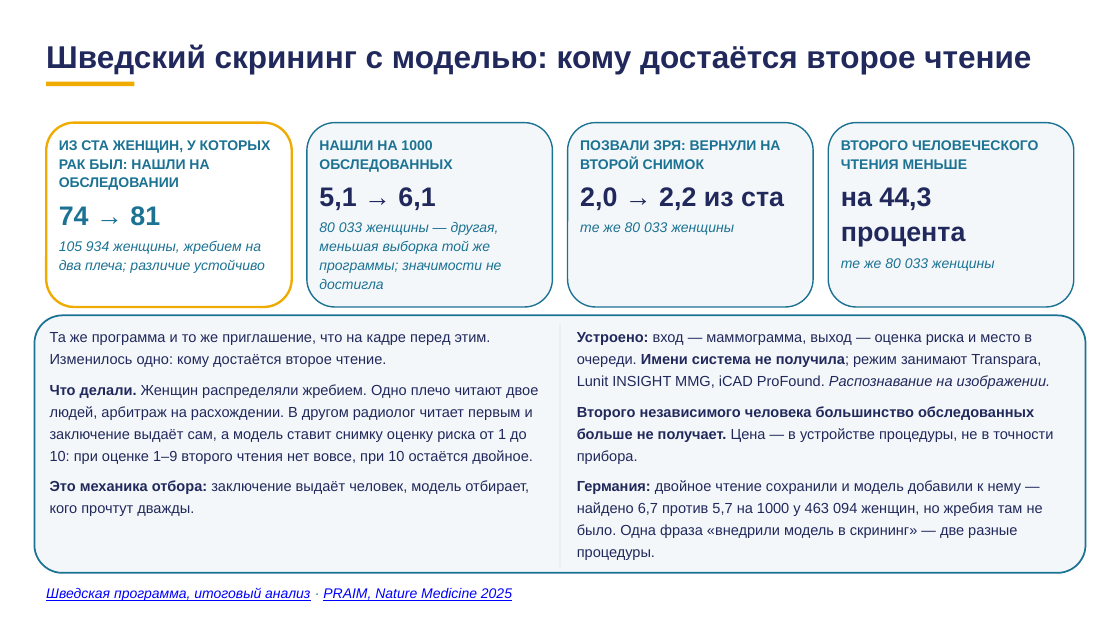
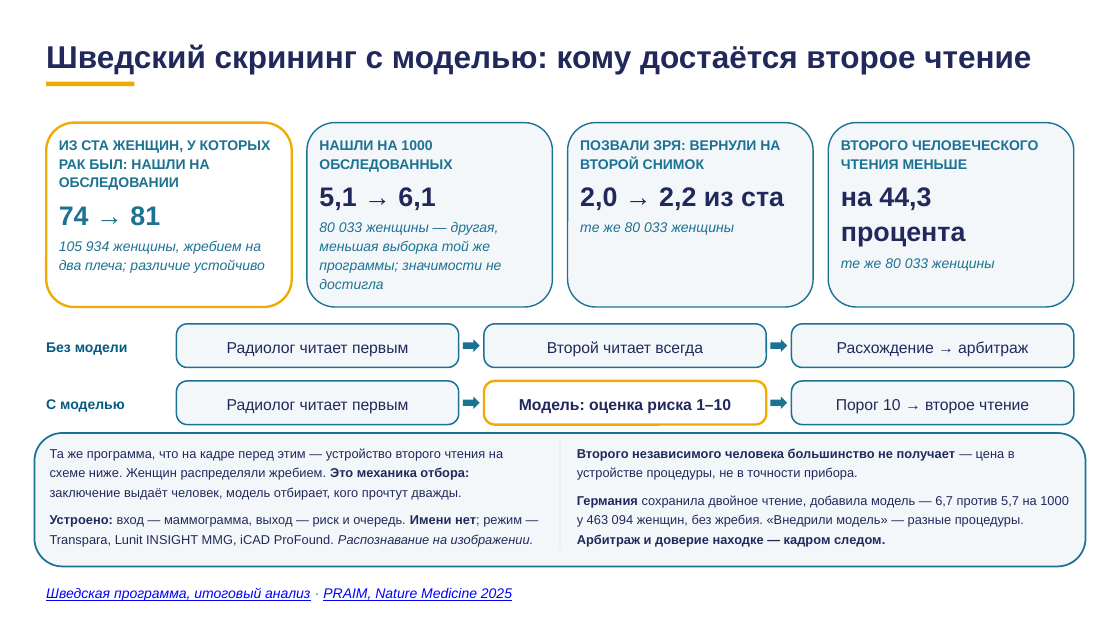
Before and after one commit to tellina-study/AI-usage-lessons, a slide deck: slide 19 of library/lectures/lec-07/rework/deck/lec-07-karkas.pptx (slide 11 before the commit). Drawn at 1120x630 pixels with LibreOffice and Linux fonts; fonts in the diff are those of the drawing. Boxes give left, top, right and bottom in pixels: in the first picture for what was removed or moved away, otherwise in the second. Text is boxed around its words. In the diff, an @@ line names an element or a change of style, - is before the commit and + after.

```diff
--- a/library/lectures/lec-07/rework/deck/lec-07-karkas.pptx
+++ b/library/lectures/lec-07/rework/deck/lec-07-karkas.pptx
@@ rounded rectangle added at box(176, 323, 459, 367), fill #F4F7FA, outline #1C7293 1.3 pt @@
@@ rounded rectangle added at box(484, 323, 766, 367), fill #F4F7FA, outline #1C7293 1.3 pt @@
@@ rounded rectangle added at box(791, 323, 1074, 367), fill #F4F7FA, outline #1C7293 1.3 pt @@
@@ text added at box(46, 342, 128, 355), 12 pt, text #065A82, bold @@
+Без модели
@@ text added at box(227, 342, 408, 357), 13.5 pt, text #21295C @@
+Радиолог читает первым
@@ right arrow added at box(463, 339, 480, 352), fill #1C7293 @@
@@ text added at box(547, 341, 703, 357), 13.5 pt, text #21295C @@
+Второй читает всегда
@@ right arrow added at box(770, 339, 787, 352), fill #1C7293 @@
@@ text added at box(837, 341, 1028, 357), 13.5 pt, text #21295C @@
+Расхождение → арбитраж
@@ rounded rectangle added at box(176, 381, 459, 424), fill #F4F7FA, outline #1C7293 1.3 pt @@
@@ rounded rectangle added at box(484, 381, 766, 424), fill #FFFFFF, outline #F0AB00 2 pt @@
@@ rounded rectangle added at box(791, 381, 1074, 424), fill #F4F7FA, outline #1C7293 1.3 pt @@
@@ text added at box(46, 399, 125, 412), 12 pt, text #065A82, bold @@
+С моделью
@@ text added at box(227, 399, 408, 414), 13.5 pt, text #21295C @@
+Радиолог читает первым
@@ right arrow added at box(463, 397, 480, 409), fill #1C7293 @@
@@ text added at box(519, 399, 731, 414), 13.5 pt, text #21295C, bold @@
+Модель: оценка риска 1–10
@@ right arrow added at box(770, 397, 787, 409), fill #1C7293 @@
@@ text added at box(836, 399, 1029, 414), 13.5 pt, text #21295C @@
+Порог 10 → второе чтение
@@ rounded rectangle: place and size @@
-rounded rectangle at box(34, 315, 1086, 573)
+rounded rectangle at box(34, 433, 1086, 566)
@@ rounded rectangle at box(34, 433, 1086, 566): proportions changed @@
@@ text at box(50, 448, 534, 546): text changed; size 12.5 to 11 pt @@
-Та же программа и то же приглашение, что на кадре перед этим. Изменилось одно: кому достаётся второе чтение.
-Что делали. Женщин распределяли жребием. Одно плечо читают двое людей, арбитраж на расхождении. В другом радиолог читает первым и заключение выдаёт сам, а модель ставит снимку оценку риска от 1 до 10: при оценке 1–9 второго чтения нет вовсе, при 10 остаётся двойное.
-Это механика отбора: заключение выдаёт человек, модель отбирает, кого прочтут дважды.
+Та же программа, что на кадре перед этим — устройство второго чтения на схеме ниже. Женщин распределяли жребием. Это механика отбора: заключение выдаёт человек, модель отбирает, кого прочтут дважды.
+Устроено: вход — маммограмма, выход — риск и очередь. Имени нет; режим — Transpara, Lunit INSIGHT MMG, iCAD ProFound. Распознавание на изображении.
@@ rectangle: place and size @@
-rectangle at box(560, 323, 560, 567)
+rectangle at box(560, 441, 560, 549)
@@ text at box(577, 448, 1069, 546): text changed; size 12.5 to 11 pt @@
-Устроено: вход — маммограмма, выход — оценка риска и место в очереди. Имени система не получила; режим занимают Transpara, Lunit INSIGHT MMG, iCAD ProFound. Распознавание на изображении.
-Второго независимого человека большинство обследованных больше не получает. Цена — в устройстве процедуры, не в точности прибора.
-Германия: двойное чтение сохранили и модель добавили к нему — найдено 6,7 против 5,7 на 1000 у 463 094 женщин, но жребия там не было. Одна фраза «внедрили модель в скрининг» — две разные процедуры.
+Второго независимого человека большинство не получает — цена в устройстве процедуры, не в точности прибора.
+Германия сохранила двойное чтение, добавила модель — 6,7 против 5,7 на 1000 у 463 094 женщин, без жребия. «Внедрили модель» — разные процедуры. Арбитраж и доверие находке — кадром следом.
```
Also in this commit, not shown: 4 other slides changed, 11 slides added, 8 other files.
